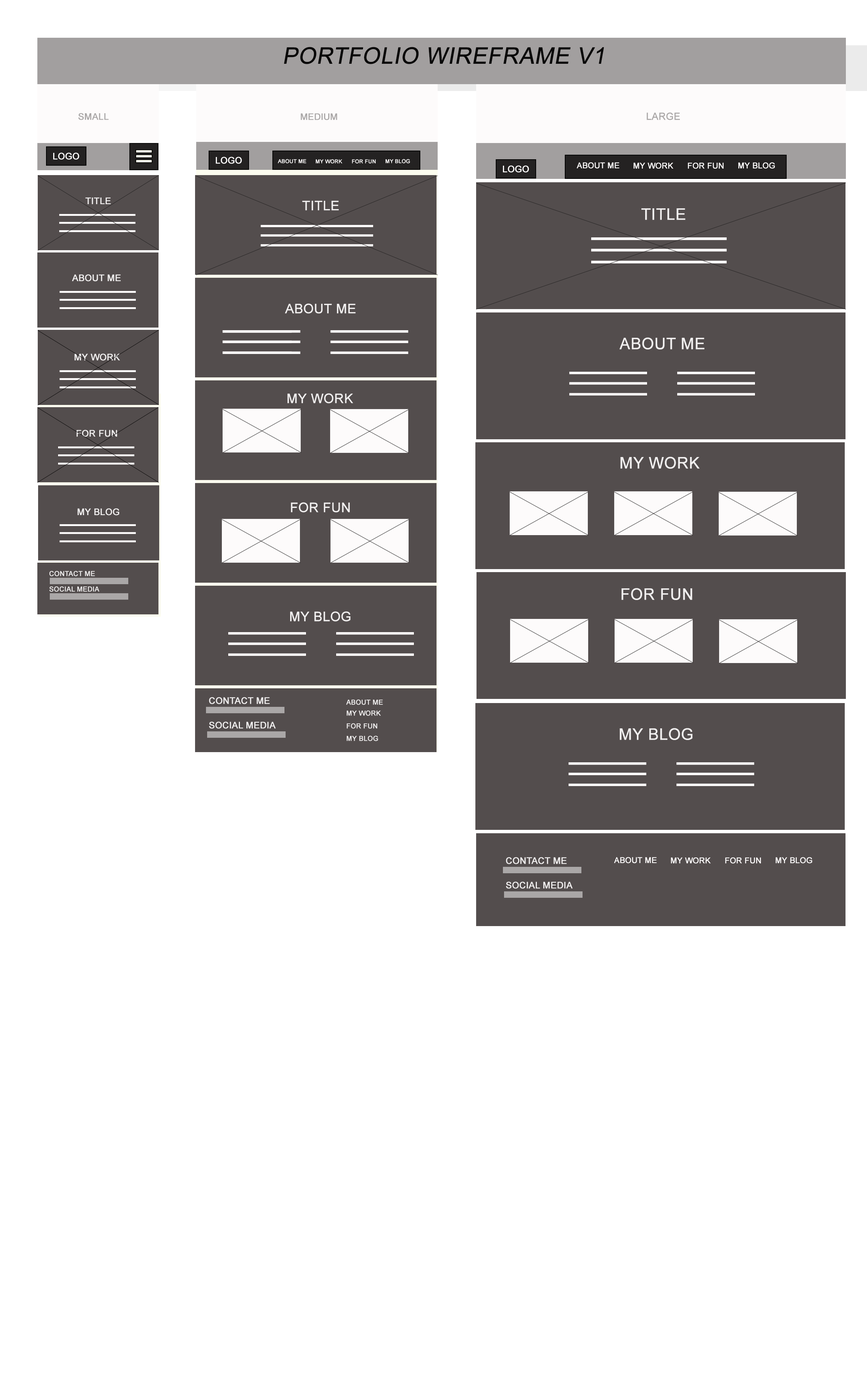
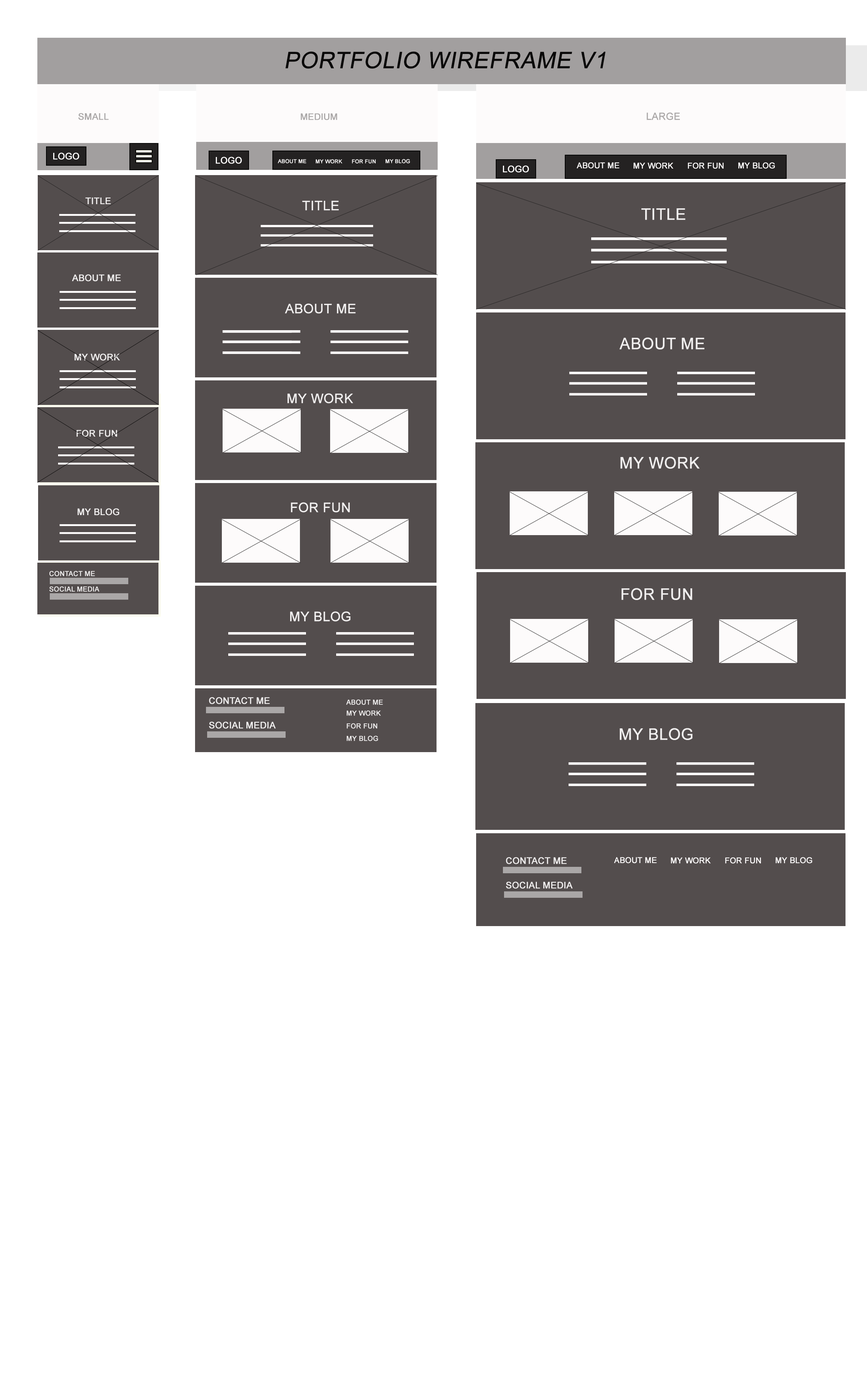
Two versions of the same layered image (867 x 1388). Layer-by-layer changes:
added group "medium_title_about me_ for fun sections" with 14 layers above "MY BLOG copy 2" over 196, 175, 438, 563
moved "Shape 12" into group "medium_title_about me_ for fun sections" over 196, 175, 438, 276
moved "Shape 11" into group "medium_title_about me_ for fun sections" over 196, 175, 438, 276
added group "nav bar" with 8 layers above "small_section3" over 277, 169, 438, 179
added group "contact_social" with 9 layers above "small_sections2" over 196, 593, 438, 753
added group "medium sections 2" with 9 layers above "large_sections2" over 222, 377, 414, 586
removed layer "Rectangle 5 copy" over 196, 169, 438, 753
added group "medium_sections" with 13 layers above "large_sections" over 196, 169, 438, 753
painted on "Portfolio Wireframe V1" over 283, 46, 606, 69
removed layer "Rectangle 4" over 283, 46, 606, 69
